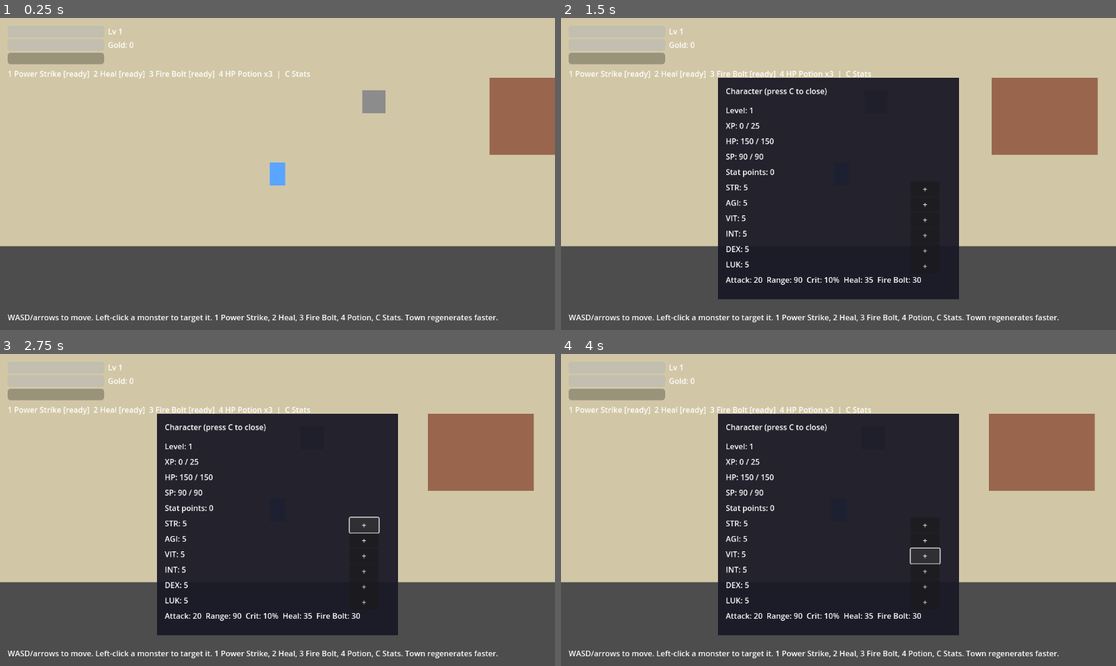
Above: before the commit, frames 1-4 (two rows, left to right).
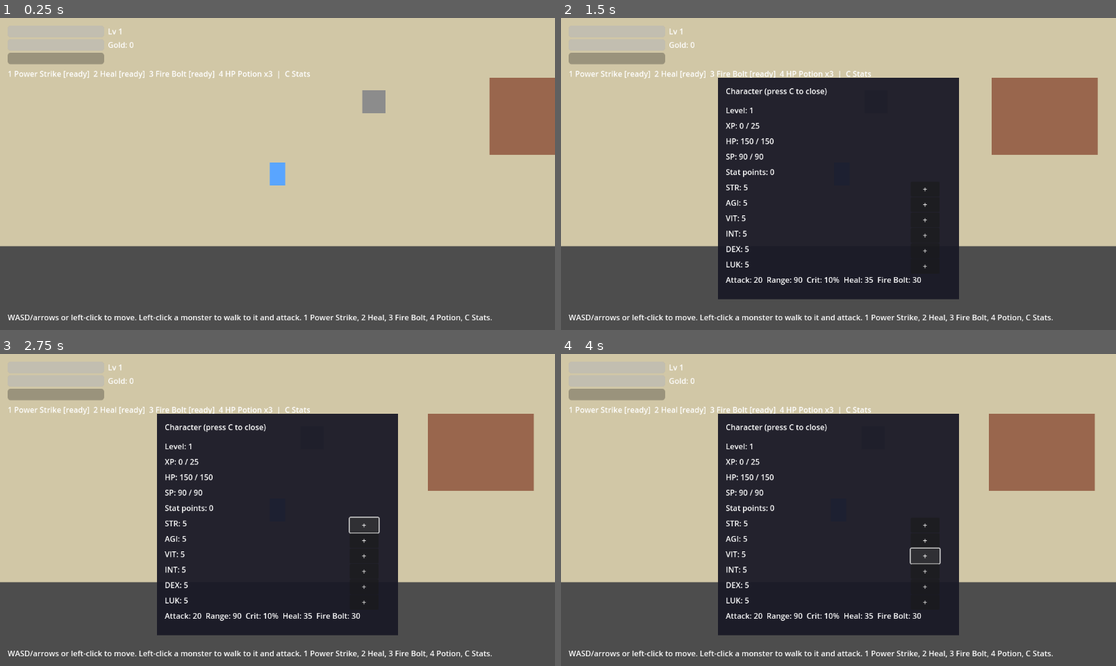
Above: after the commit, the same moments.

Repository: straviux/rok-online-clone
Game: Godot game, scene res://scenes/world/town.tscn
Same seed, same stepped clock (60 frames per second), same inputs: the game is played once before the commit and once after it.
Inputs (mouse positions are in pixels of both pictures, inside the frame that each line leads up to):
- Up to frame 1 (0.25 s): no input
- Up to frame 2 (1.5 s): tap A at 0.5, 1.25 s; move the mouse to (960, 158) at 0.52 s; hold D 0.53-1.25 s; tap C at 0.6 s; click (960, 158) at 0.67 s; drag from (727, 189) to (810, 236) at 1.27 s
- Up to frame 3 (2.75 s): click "+" at 2 s
- Up to frame 4 (4 s): click "+" at 2.75 s; click "+" at 3.5 s

The runs differ from the first frame. In frame 1, 0.8% of the frame differs, in the area x 11-90%, y 95-98%; in frame 2, 0.8%; in frame 3, 0.8%; in frame 4, 0.8%.

Commit message:
Add click-to-move: click ground to walk, click monster to chase and attack

Diff:
--- a/scenes/ui/hud.tscn
+++ b/scenes/ui/hud.tscn
@@ -62,4 +62,4 @@
 offset_top = 610.0
 offset_right = 1100.0
 offset_bottom = 640.0
-text = "WASD/arrows to move. Left-click a monster to target it. 1 Power Strike, 2 Heal, 3 Fire Bolt, 4 Potion, C Stats. Town regenerates faster."
+text = "WASD/arrows or left-click to move. Left-click a monster to walk to it and attack. 1 Power Strike, 2 Heal, 3 Fire Bolt, 4 Potion, C Stats."
--- a/scripts/player.gd
+++ b/scripts/player.gd
@@ -13,8 +13,10 @@
 ##   both x3 while in town (the current scene is named "Town").
 ## - Heal = 20 + INT*3, Fire Bolt = 15 + INT*3, Power Strike = x1.8 damage.
 ##
-## Combat (from Phase 2, unchanged in spirit):
-## - Left-click a monster to target it, left-click ground to clear it.
+## Combat (from Phase 2, plus click-to-move):
+## - Left-click a monster: target it AND walk to it, then attack
+##   automatically once in range. Left-click ground: walk to that point.
+## - WASD at any time cancels click movement (the target stays set).
 ## - While a target is alive and in range, basic attacks fire automatically.
 ## - Hotkeys: 1 Power Strike (5 SP, 3s), 2 Heal (10 SP, 5s),
 ##   3 Fire Bolt (8 SP, 4s, 300 range), 4 HP Potion (+30 HP, starts with 3).
@@ -52,11 +54,19 @@
 var target: Node = null
 var dying: bool = false
 
+# Click-to-move state. chasing = the click was on a monster (its position
+# is re-read every frame, so a moving monster is followed); otherwise the
+# click was on ground and click_destination is a fixed point.
+var click_moving: bool = false
+var click_chasing: bool = false
+var click_destination: Vector2 = Vector2.ZERO
+
 var power_strike_timer: float = 0.0
 var heal_timer: float = 0.0
 var fire_bolt_timer: float = 0.0
 
 var _attack_timer: float = 0.0
+var _click_stuck_timer: float = 0.0
 var _damage_number_scene: PackedScene = preload("res://scenes/ui/damage_number.tscn")
 var _fire_bolt_scene: PackedScene = preload("res://scenes/skills/fire_bolt.tscn")
 
@@ -162,21 +172,30 @@
 
 
 func _target_at_mouse() -> void:
-	# Clicking a + button on the character panel must not retarget.
+	# Clicking a + button on the character panel must not retarget/move.
 	for panel: Node in get_tree().get_nodes_in_group("character_panel"):
 		if panel.visible:
 			return
+	var mouse_position: Vector2 = get_global_mouse_position()
 	var space_state: PhysicsDirectSpaceState2D = get_world_2d().direct_space_state
 	var query := PhysicsPointQueryParameters2D.new()
-	query.position = get_global_mouse_position()
+	query.position = mouse_position
 	query.collide_with_bodies = true
 	var results: Array = space_state.intersect_point(query)
 	for result: Dictionary in results:
 		var collider: Object = result["collider"]
 		if collider is Node and collider.is_in_group("monsters"):
 			set_target(collider)
+			click_chasing = true
+			click_moving = true
+			_click_stuck_timer = 0.0
 			return
+	# Ground click: walk there, and drop any monster target.
 	set_target(null)
+	click_chasing = false
+	click_destination = mouse_position
+	click_moving = true
+	_click_stuck_timer = 0.0
 
 
 func _target_ready() -> bool:
@@ -288,8 +307,48 @@
 	if Input.is_key_pressed(KEY_S) or Input.is_key_pressed(KEY_DOWN):
 		direction.y += 1.0
 
-	velocity = direction.normalized() * speed
+	if direction != Vector2.ZERO:
+		# WASD always wins and cancels click movement (target stays set).
+		click_moving = false
+		click_chasing = false
+		_click_stuck_timer = 0.0
+		velocity = direction.normalized() * speed
+	elif click_moving:
+		if click_chasing:
+			if not _target_ready():
+				click_moving = false
+				click_chasing = false
+				velocity = Vector2.ZERO
+			elif global_position.distance_to(target.global_position) <= attack_range:
+				# In range: stand still, _attack_target below does the work.
+				velocity = Vector2.ZERO
+			else:
+				velocity = (target.global_position - global_position).normalized() * speed
+		elif global_position.distance_to(click_destination) < 8.0:
+			click_moving = false
+			velocity = Vector2.ZERO
+		else:
+			velocity = (click_destination - global_position).normalized() * speed
+	else:
+		velocity = Vector2.ZERO
+
+	var intended_moving: bool = velocity.length() > 0.0
 	move_and_slide()
+
+	# Stuck detection: if we tried to move but barely did (a wall, tree,
+	# or house in the way) for 0.5s, stop trying instead of pushing forever.
+	if click_moving and intended_moving and velocity.length() < 20.0:
+		var stuck_destination: Vector2 = target.global_position if click_chasing and _target_ready() else click_destination
+		if global_position.distance_to(stuck_destination) > 20.0:
+			_click_stuck_timer += delta
+			if _click_stuck_timer > 0.5:
+				click_moving = false
+				click_chasing = false
+				_click_stuck_timer = 0.0
+		else:
+			_click_stuck_timer = 0.0
+	else:
+		_click_stuck_timer = 0.0
 
 	if velocity.x < 0.0:
 		sprite.flip_h = true
Not shown, changed: README.md
